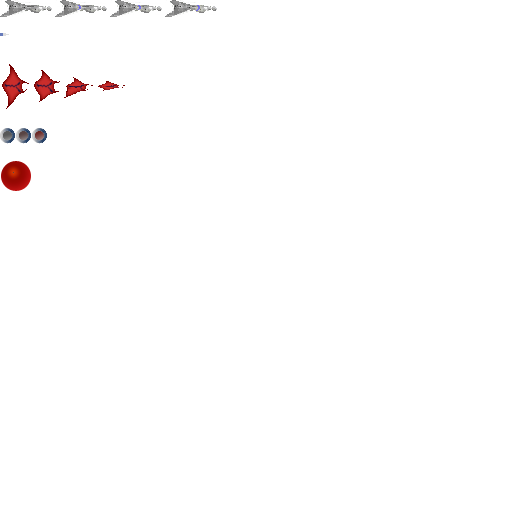
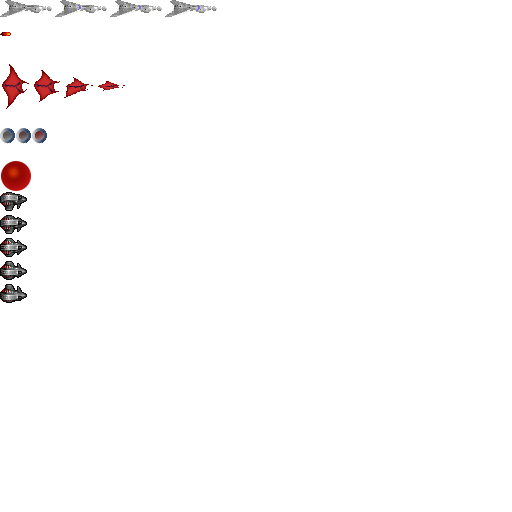
Layer changes from the first 512 × 512 image to the second:
added layer "Layer 22" in group "enemy2" over [0, 32, 11, 36]
added layer "Layer 21" in group "enemy2" over [0, 192, 27, 303]
painted on "Layer 0" over [0, 33, 9, 36]
hid "Layer 1" over [0, 2, 203, 303]
